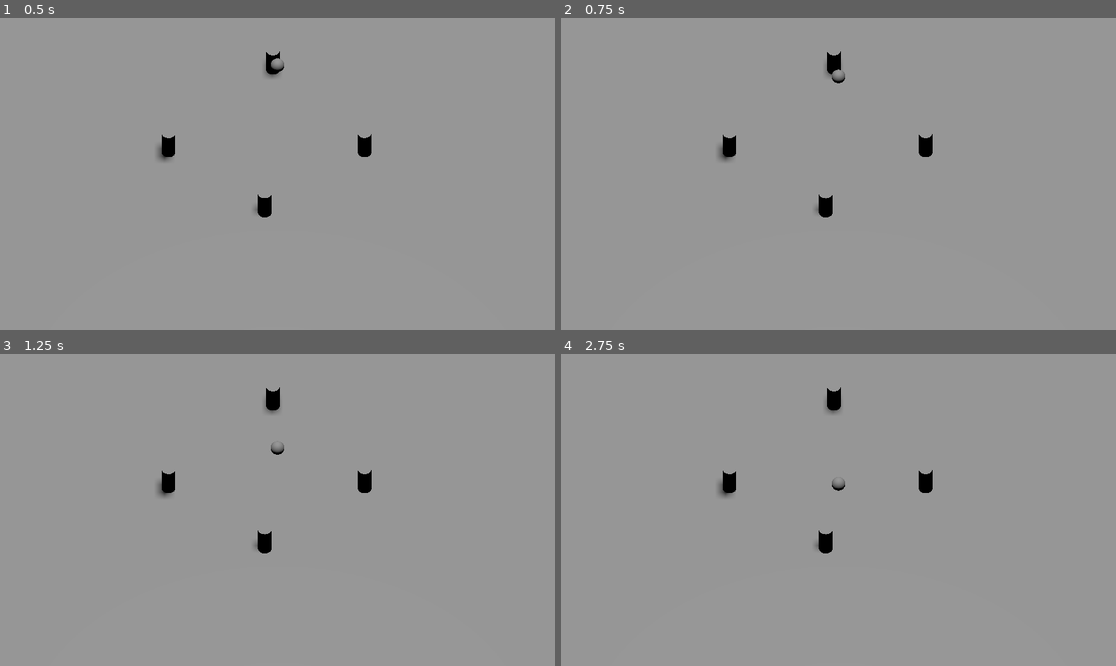
Above: before the commit, frames 1-4 (two rows, left to right).
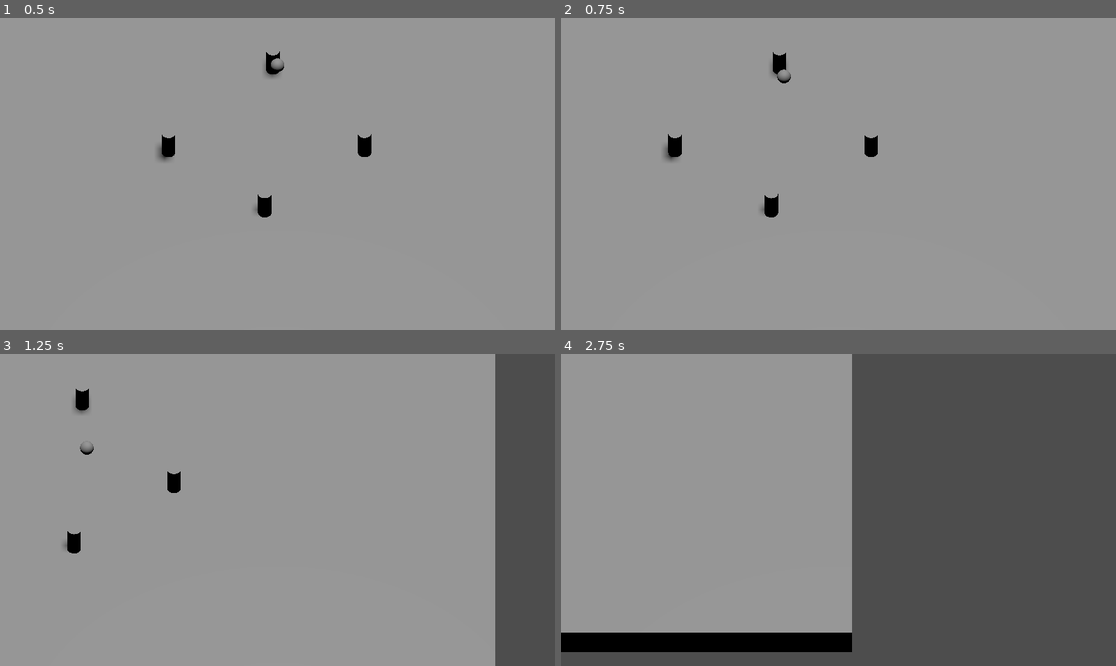
Above: after the commit, the same moments.

Repository: rattatajack/bowling-golf
Game: Godot game, scene res://main.tscn
Two runs of this game, one before a commit and one after it. Both use one fixed random seed, a clock stepped at 60 frames per second and the inputs below.
Inputs:
- Up to frame 1 (0.5 s): no input
- Up to frame 2 (0.75 s): hold D (pan_right, bound only after the commit) from 0.53 s (still down); hold Left (aim_left) from 0.53 s (still down)
- Up to frame 3 (1.25 s): keep holding D (pan_right, bound only after the commit); keep holding Left (aim_left)
- Up to frame 4 (2.75 s): release D (pan_right, bound only after the commit) at 1.28 s; release Left (aim_left) at 1.28 s; hold S (pan_down, bound only after the commit) 1.28-2.03 s; tap Right (aim_right) at 1.35 s; hold D (pan_right, bound only after the commit) from 2.03 s (still down); hold Down (power_down) from 2.03 s (still down)

Frame 1 is identical in both runs. In frame 2, 1.4% of the frame differs, in the area x 18-67%, y 10-64%; in frame 3, 12%; in frame 4, 54%, in the area x 0-100%, y 0-100%.

Commit message:
add camera movement

Diff:
--- /dev/null
+++ b/Camera.gd
@@ -0,0 +1,19 @@
+extends Marker3D
+
+@export var camera_speed = 20
+
+
+# Called every frame. 'delta' is the elapsed time since the previous frame.
+func _process(delta):
+	var direction = Vector3.ZERO
+
+	if Input.is_action_pressed("pan_left"):
+		direction.x -= camera_speed
+	if Input.is_action_pressed("pan_right"):
+		direction.x += camera_speed
+	if Input.is_action_pressed("pan_down"):
+		direction.z += camera_speed
+	if Input.is_action_pressed("pan_up"):
+		direction.z -= camera_speed
+
+	translate(delta * direction)
--- a/main.tscn
+++ b/main.tscn
@@ -1,7 +1,8 @@
-[gd_scene load_steps=5 format=3 uid="uid://da3e54pfr4s2h"]
+[gd_scene load_steps=6 format=3 uid="uid://da3e54pfr4s2h"]
 
 [ext_resource type="PackedScene" uid="uid://cp3xwc75nackd" path="res://player.tscn" id="1_05ks4"]
 [ext_resource type="PackedScene" uid="uid://28ufmlv0d3mg" path="res://pin.tscn" id="2_sfwd3"]
+[ext_resource type="Script" path="res://Camera.gd" id="2_yul0q"]
 
 [sub_resource type="BoxShape3D" id="BoxShape3D_k1ly6"]
 size = Vector3(60, 2, 60)
@@ -27,9 +28,10 @@
 [node name="Player" parent="." instance=ExtResource("1_05ks4")]
 transform = Transform3D(1, 0, 0, 0, 1, 0, 0, 0, 1, 0, 9.99146, 0)
 
-[node name="Marker3D" type="Marker3D" parent="."]
+[node name="Camera" type="Marker3D" parent="."]
+script = ExtResource("2_yul0q")
 
-[node name="Camera3D" type="Camera3D" parent="Marker3D"]
+[node name="Camera3D" type="Camera3D" parent="Camera"]
 transform = Transform3D(1, 0, 0, 0, 0.707107, 0.707107, 0, -0.707107, 0.707107, 0, 24.6213, 26.8528)
 projection = 1
 size = 22.905
--- a/project.godot
+++ b/project.godot
@@ -42,3 +42,23 @@
 "events": [Object(InputEventKey,"resource_local_to_scene":false,"resource_name":"","device":-1,"window_id":0,"alt_pressed":false,"shift_pressed":false,"ctrl_pressed":false,"meta_pressed":false,"pressed":false,"keycode":0,"physical_keycode":32,"key_label":0,"unicode":32,"echo":false,"script":null)
 ]
 }
+pan_left={
+"deadzone": 0.5,
+"events": [Object(InputEventKey,"resource_local_to_scene":false,"resource_name":"","device":-1,"window_id":0,"alt_pressed":false,"shift_pressed":false,"ctrl_pressed":false,"meta_pressed":false,"pressed":false,"keycode":0,"physical_keycode":65,"key_label":0,"unicode":97,"echo":false,"script":null)
+]
+}
+pan_right={
+"deadzone": 0.5,
+"events": [Object(InputEventKey,"resource_local_to_scene":false,"resource_name":"","device":-1,"window_id":0,"alt_pressed":false,"shift_pressed":false,"ctrl_pressed":false,"meta_pressed":false,"pressed":false,"keycode":0,"physical_keycode":68,"key_label":0,"unicode":100,"echo":false,"script":null)
+]
+}
+pan_up={
+"deadzone": 0.5,
+"events": [Object(InputEventKey,"resource_local_to_scene":false,"resource_name":"","device":-1,"window_id":0,"alt_pressed":false,"shift_pressed":false,"ctrl_pressed":false,"meta_pressed":false,"pressed":false,"keycode":0,"physical_keycode":87,"key_label":0,"unicode":119,"echo":false,"script":null)
+]
+}
+pan_down={
+"deadzone": 0.5,
+"events": [Object(InputEventKey,"resource_local_to_scene":false,"resource_name":"","device":-1,"window_id":0,"alt_pressed":false,"shift_pressed":false,"ctrl_pressed":false,"meta_pressed":false,"pressed":false,"keycode":0,"physical_keycode":83,"key_label":0,"unicode":115,"echo":false,"script":null)
+]
+}
